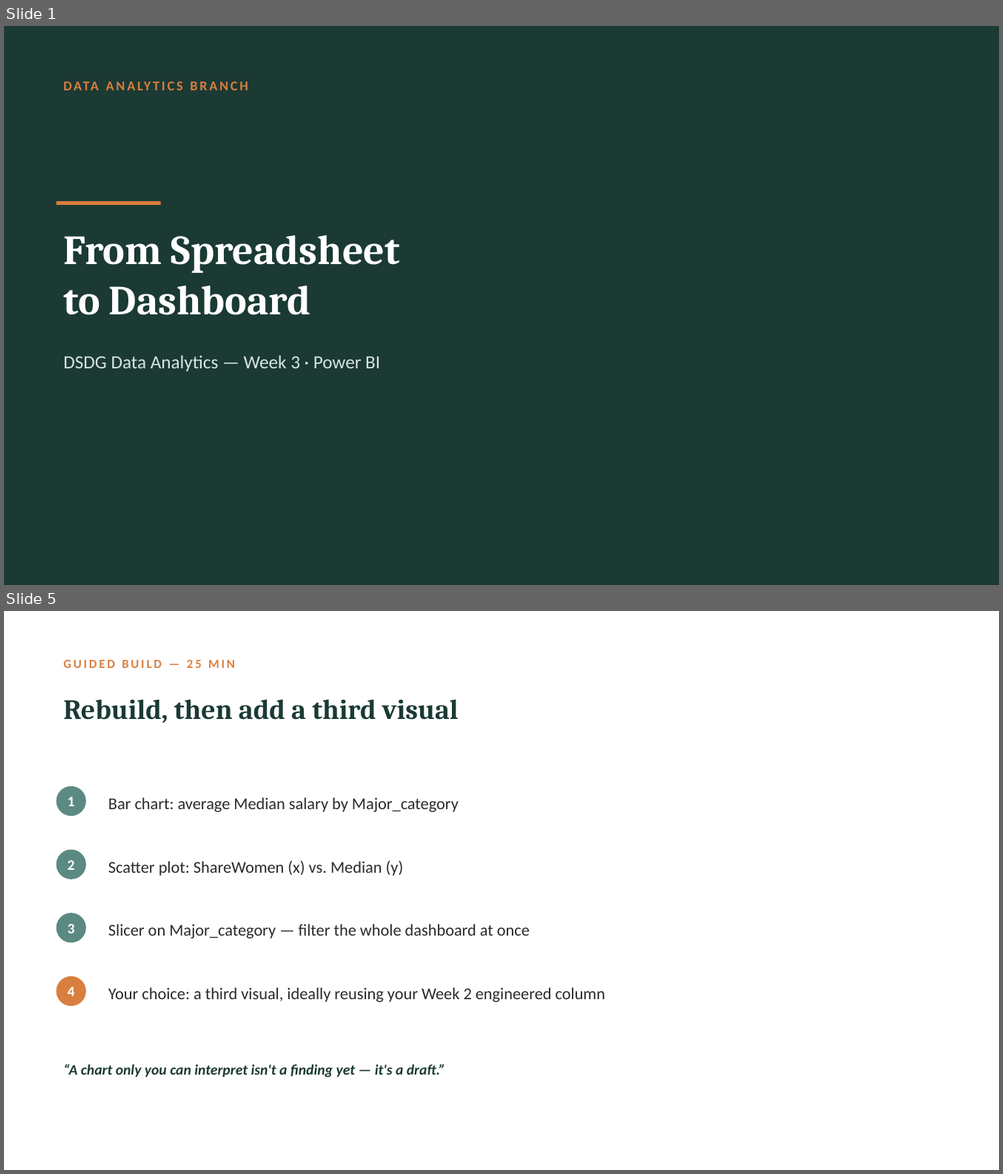
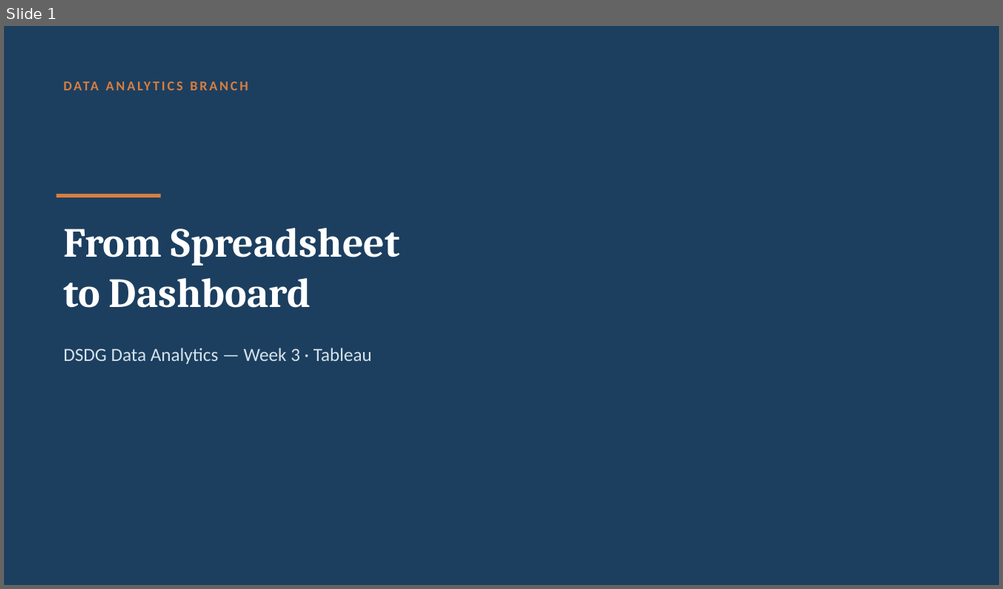
Before and after one commit to Zahi-Rahman/DSDG-Data-Analytics-Branch, a slide deck: week-03-tableau/slides/week-03-slides.pptx. Shown one above the other, each under a label of ours: slides 1 and 5 before the commit, slide 1 after it; the slides between them are not shown. The pictures are 1003x1174 and 1003x589 pixels, drawn with LibreOffice and Linux fonts; fonts in the diff are those of the drawing. Boxes give left, top, right and bottom in pixels: in the first picture for what was removed or moved away, otherwise in the second. Text is boxed around its words. In the diff, an @@ line names an element or a change of style, - is before the commit and + after.

Commit message:
Migrate Week 3 from Power BI to Tableau, add dashboard design section and cheat sheet

```diff
--- a/week-03-tableau/slides/week-03-slides.pptx
+++ b/week-03-tableau/slides/week-03-slides.pptx
@@ slide 5 removed at (4, 611, 999, 1170), background #FFFFFF @@
@@ text removed at (63, 660, 235, 668) @@
-GUIDED BUILD — 25 MIN
@@ text removed at (63, 699, 458, 723) @@
-Rebuild, then add a third visual
@@ ellipse removed at (57, 786, 86, 816) @@
@@ text removed at (68, 797, 75, 806) @@
-1
@@ text removed at (108, 797, 458, 812) @@
-Bar chart: average Median salary by Major_category
@@ ellipse removed at (57, 850, 86, 880) @@
@@ text removed at (68, 860, 75, 870) @@
-2
@@ text removed at (108, 861, 404, 876) @@
-Scatter plot: ShareWomen (x) vs. Median (y)
@@ ellipse removed at (57, 913, 86, 943) @@
@@ text removed at (68, 924, 75, 934) @@
-3
@@ text removed at (108, 924, 529, 939) @@
-Slicer on Major_category — filter the whole dashboard at once
@@ ellipse removed at (57, 977, 86, 1006) @@
@@ text removed at (68, 987, 75, 997) @@
-4
@@ text removed at (108, 988, 605, 1002) @@
-Your choice: a third visual, ideally reusing your Week 2 engineered column
@@ text removed at (63, 1064, 445, 1078) @@
-“A chart only you can interpret isn't a finding yet — it's a draft.”
@@ slide 1 changed as well @@
@@ background #1B3A34 to #1C3F60 @@
@@ rectangle: place and size @@
-rectangle at (57, 201, 161, 205)
+rectangle at (57, 194, 161, 198)
@@ text "From Spreadsheet": place and size @@
-text "From Spreadsheet" at (63, 235, 400, 315)
+text "From Spreadsheet" at (63, 228, 400, 308)
@@ text at (63, 348, 372, 361): text changed; text colour #D8E4E0 to #D6E2EA @@
-DSDG Data Analytics — Week 3 · Power BI
+DSDG Data Analytics — Week 3 · Tableau
```
Also in this commit, not shown: 7 slides added, 5 other slides removed, 4 other files.
